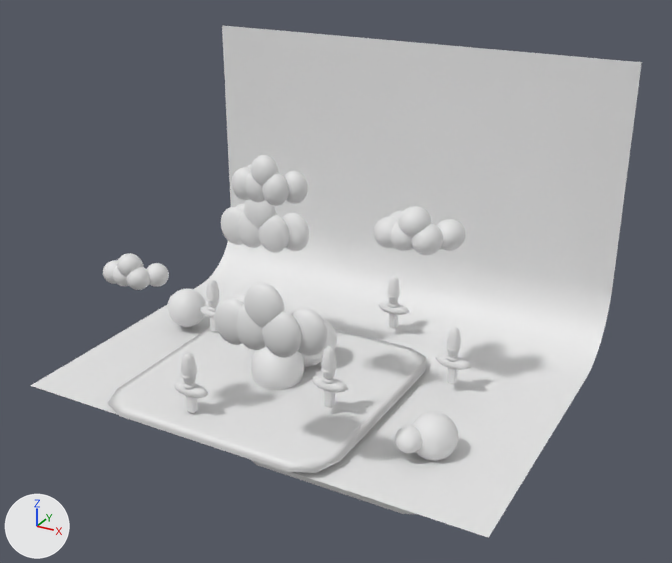
One commit to the glTF model public/forest 3D.gltf: the scene before it, then after it.
One viewpoint serves both versions: a 50 mm lens placed at (20.3, -45.5, 17.7), pointed at (0.5, -9.7, -0.2). Lighting does not change. The marker at lower left points along +X, +Y and +Z. Where no turn or scale is listed for an object, it has been applied to the vertices.
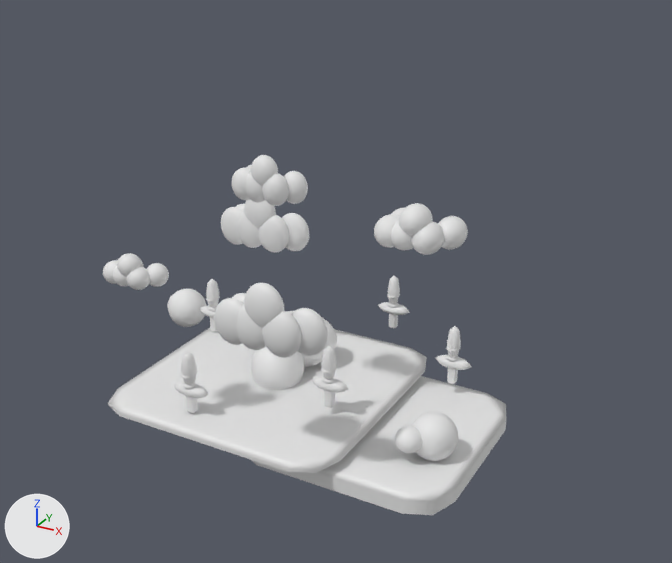
Commit message: added new forest 3d model

ob_group_2 is not drawn itself; it is the parent of ob_sphere_10_003, ob_sphere_9_003, ob_sphere_13_003, ob_sphere_12_003, ob_sphere_11_003, ob_sphere_8_003, ob_sphere_7_003.

Boxes [x1, y1, x2, y2] around the edits, measured in the pictures (672 x 563 px):
'Backdrop', deleted
    before: [31, 25, 642, 538]
'Sphere 10.003', moved, rescaled (6% taller)
    before: [398, 206, 431, 237]
    after: [399, 203, 433, 236]
'Sphere 9.003', moved, rescaled (9% taller)
    before: [411, 224, 443, 255]
    after: [411, 221, 444, 255]
'Sphere 13.003', moved, rescaled
    before: [436, 219, 466, 251]
    after: [438, 216, 468, 249]
'Sphere 7.003', moved, rescaled
    before: [374, 216, 399, 248]
    after: [374, 214, 399, 247]
'Sphere 8.003', moved, rescaled
    before: [391, 221, 413, 251]
    after: [391, 219, 413, 250]
'Sphere 11.003', moved, rescaled
    before: [390, 211, 403, 219]
    after: [392, 208, 404, 216]
'Cube.001', unchanged, uncovered by the edit
    before: [252, 460, 416, 514]
    after: [252, 376, 506, 515]

The change in detail:
Mesh me_mesh_39_1 is new.
It is a copy of me_mesh_40.
Object 'Group 2' (ob_group_2) moves from (541.0, -768.0, 238.0) to (541.0, -746.0, 241.4).
Object 'Group 2' (ob_group_2) is rescaled from (1.47, 1.62, 1.44) to (1.47, 1.82, 1.51).
Object 'Backdrop' (ob_backdrop) is deleted.
Object 'Sphere 2' (ob_sphere_2) now shows me_mesh_39_1 instead of me_mesh_40.
Object 'Sphere' (ob_sphere) now shows me_mesh_40 instead of me_mesh_41.
